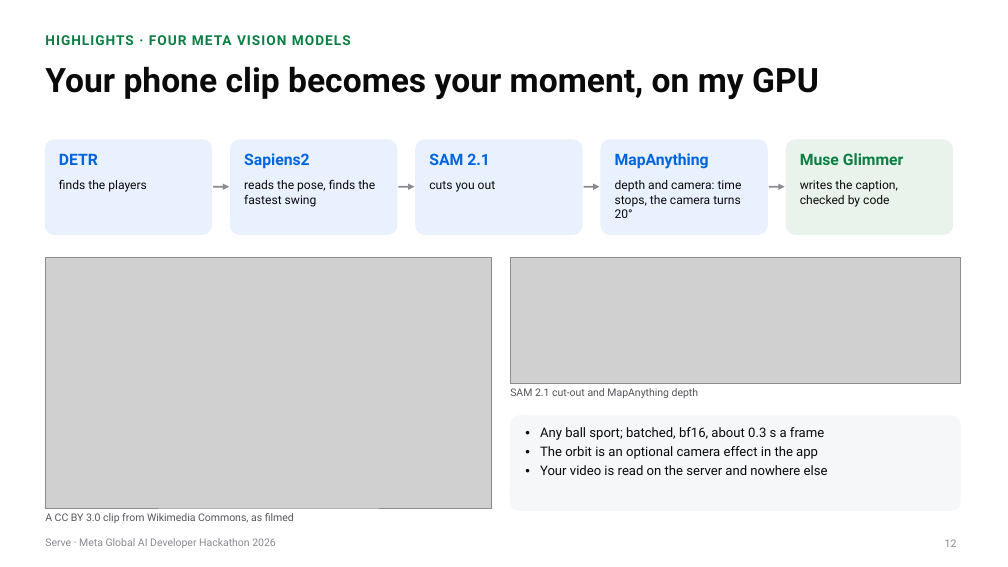
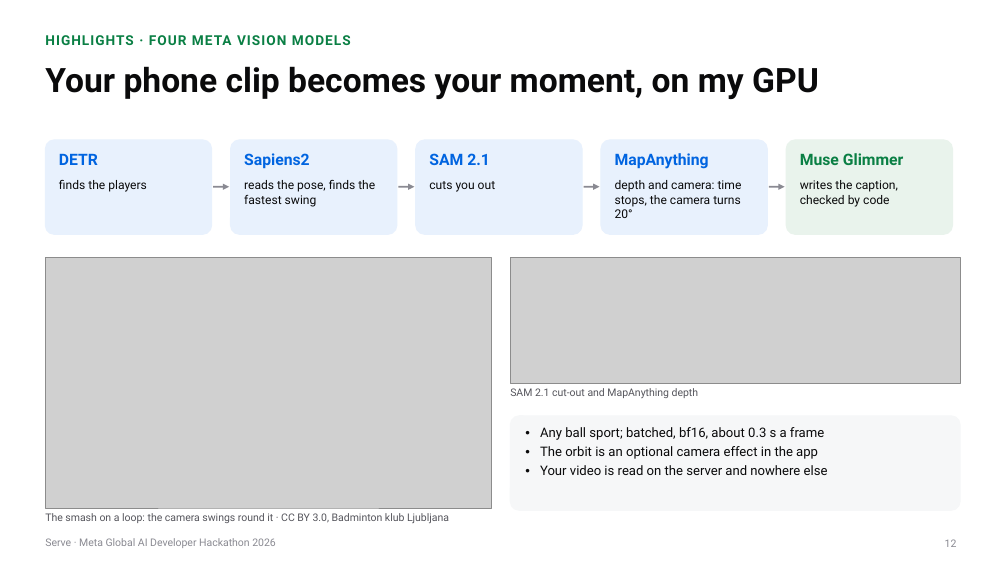
Before and after one commit to gino6178/serve-meta-hackathon, a slide deck: slide 12 of video/deck/Serve_Meta_deck.pptx. Drawn at 1008x567 pixels with LibreOffice and Linux fonts; fonts in the diff are those of the drawing; grey boxes stand for pictures. Boxes give left, top, right and bottom in pixels: in the first picture for what was removed or moved away, otherwise in the second. Text is boxed around its words. In the diff, an @@ line names an element or a change of style, - is before the commit and + after.

```diff
--- a/video/deck/Serve_Meta_deck.pptx
+++ b/video/deck/Serve_Meta_deck.pptx
@@ text at [45,513,449,523]: text changed @@
-A CC BY 3.0 clip from Wikimedia Commons, as filmed
+The smash on a loop: the camera swings round it · CC BY 3.0, Badminton klub Ljubljana
```
Also in this commit, not shown: 3 other slides changed, 2 slides added, 11 other files.
